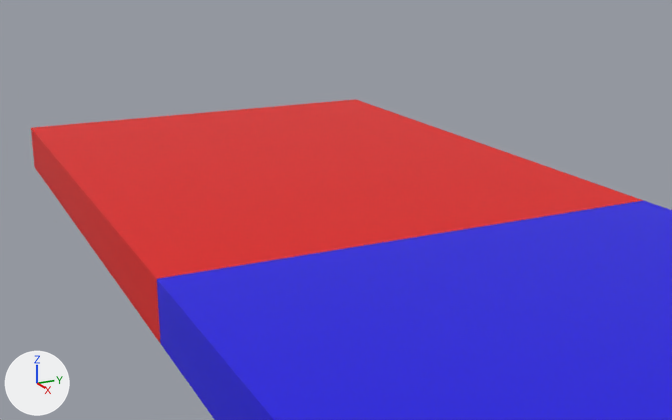
Two versions of the Blender file Blender/alley.blend, one commit apart.
Rendered twice from a 50 mm camera at (-9.96, -2.65, 1.83) aimed at (-16.12, 0.34, -0.25). The axes (+X, +Y, +Z) are drawn at lower left. The lights are the same throughout.
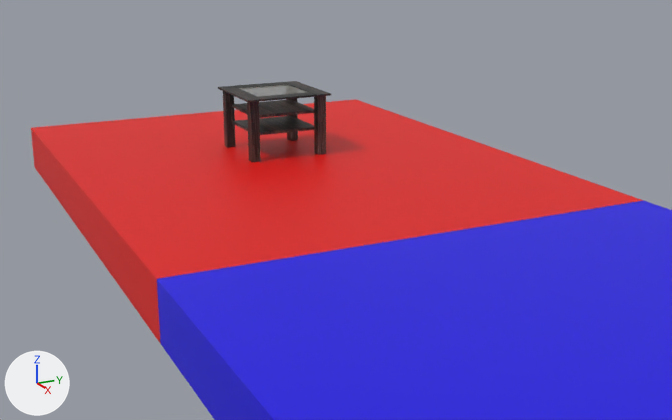
Commit message: Added table

Boxes (x1, y1, x2, y2) around the edits, measured in the pictures (672 x 420 px):
'Wood_Table', added
    after: (218, 81, 331, 162)
    faces in mat_wood_table (picture img_wood_texture_jpg): (218, 81, 331, 162)
    faces in mat_wood_table_glass (light grey #d1d1c7): (239, 84, 307, 97)

The edits, one by one:
Material 'Wood_Table_Glass' (mat_wood_table_glass) is new.
Its base color is (0.64, 0.636, 0.573) (light grey #d1d1c7).
Its metallic is 1.0.
Its alpha is 0.4.
Material 'Wood_Table' (mat_wood_table) is new.
Its texture is img_wood_texture_jpg.
Mesh me_cube_000 is new.
It has 1104 vertices, 628 faces and spans x -0.33..0.33, y -0.33..0.33, z 0.005..0.471.
Faces by material slot: [608, 20].
It uses material mat_wood_table (picture img_wood_texture_jpg).
It uses material mat_wood_table_glass (light grey #d1d1c7).
Object 'Wood_Table' (ob_wood_table) is new; it shows me_cube_000.
Its location is (-16.512, 0.0, 0.17).
